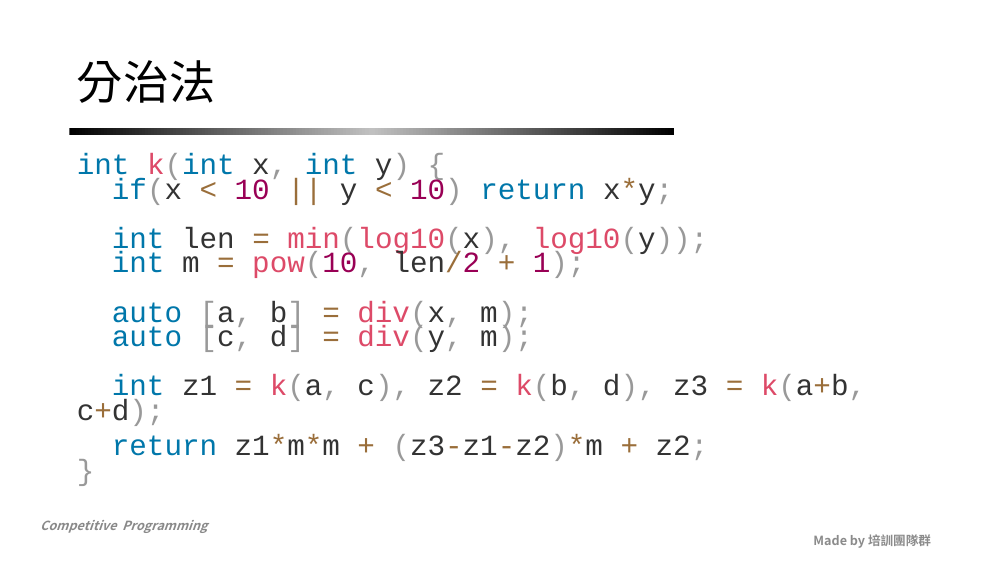
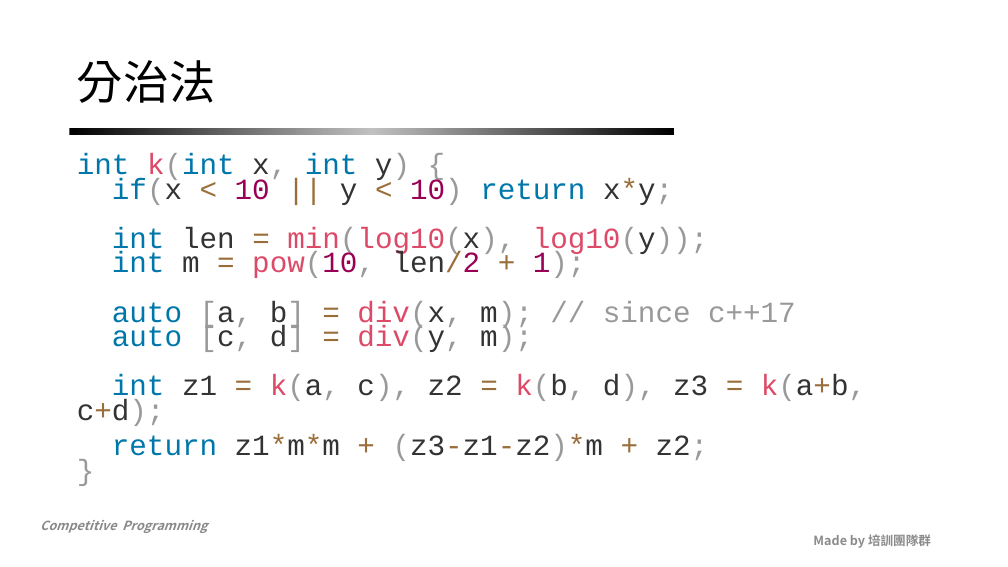
Before and after one commit to NCKUACM-Notes/nckuacm.github.io, a slide deck: slide 48 of 2019/slides/week15_1.pptx. Drawn at 1008x567 pixels with LibreOffice and Linux fonts; fonts in the diff are those of the drawing; background and template pictures are left out. Boxes give left, top, right and bottom in pixels: in the first picture for what was removed or moved away, otherwise in the second. Text is boxed around its words. In the diff, an @@ line names an element or a change of style, - is before the commit and + after.

```diff
--- a/2019/slides/week15_1.pptx
+++ b/2019/slides/week15_1.pptx
@@ text at bbox=[77, 153, 866, 426]: text changed @@
-int k(int x, int y) {
-if(x < 10 || y < 10) return x*y;
-int len = min(log10(x), log10(y));
-int m = pow(10, len/2 + 1);
-auto [a, b] = div(x, m);
-auto [c, d] = div(y, m);
-int z1 = k(a, c), z2 = k(b, d), z3 = k(a+b, c+d);
+int k(int x, int y) {
+if(x < 10 || y < 10) return x*y;
+int len = min(log10(x), log10(y));
+int m = pow(10, len/2 + 1);
+auto [a, b] = div(x, m); // since c++17
+auto [c, d] = div(y, m);
+int z1 = k(a, c), z2 = k(b, d), z3 = k(a+b, c+d);
```
Also in this commit, not shown: 10 other slides changed, 1 other file.
